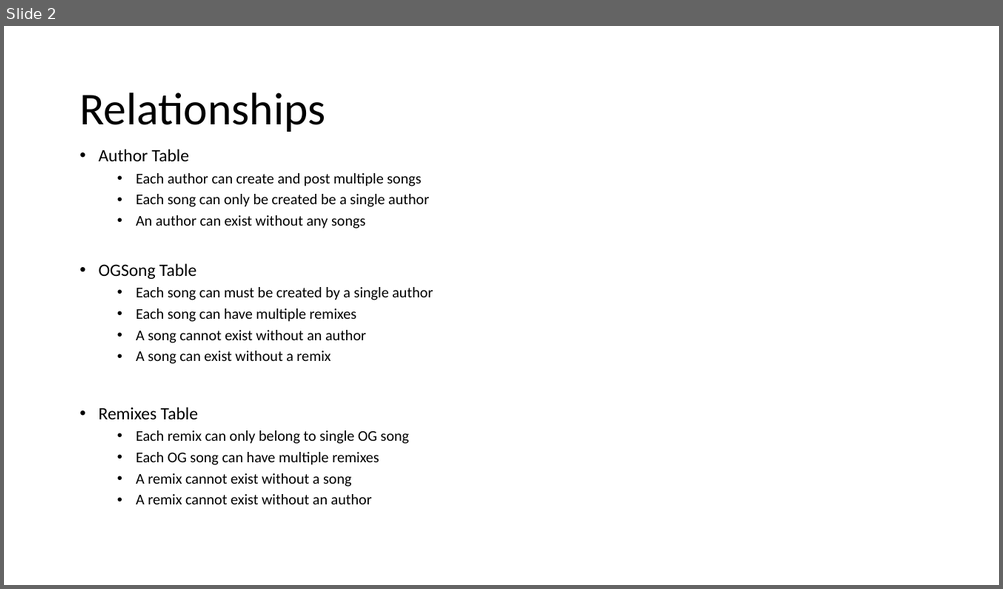
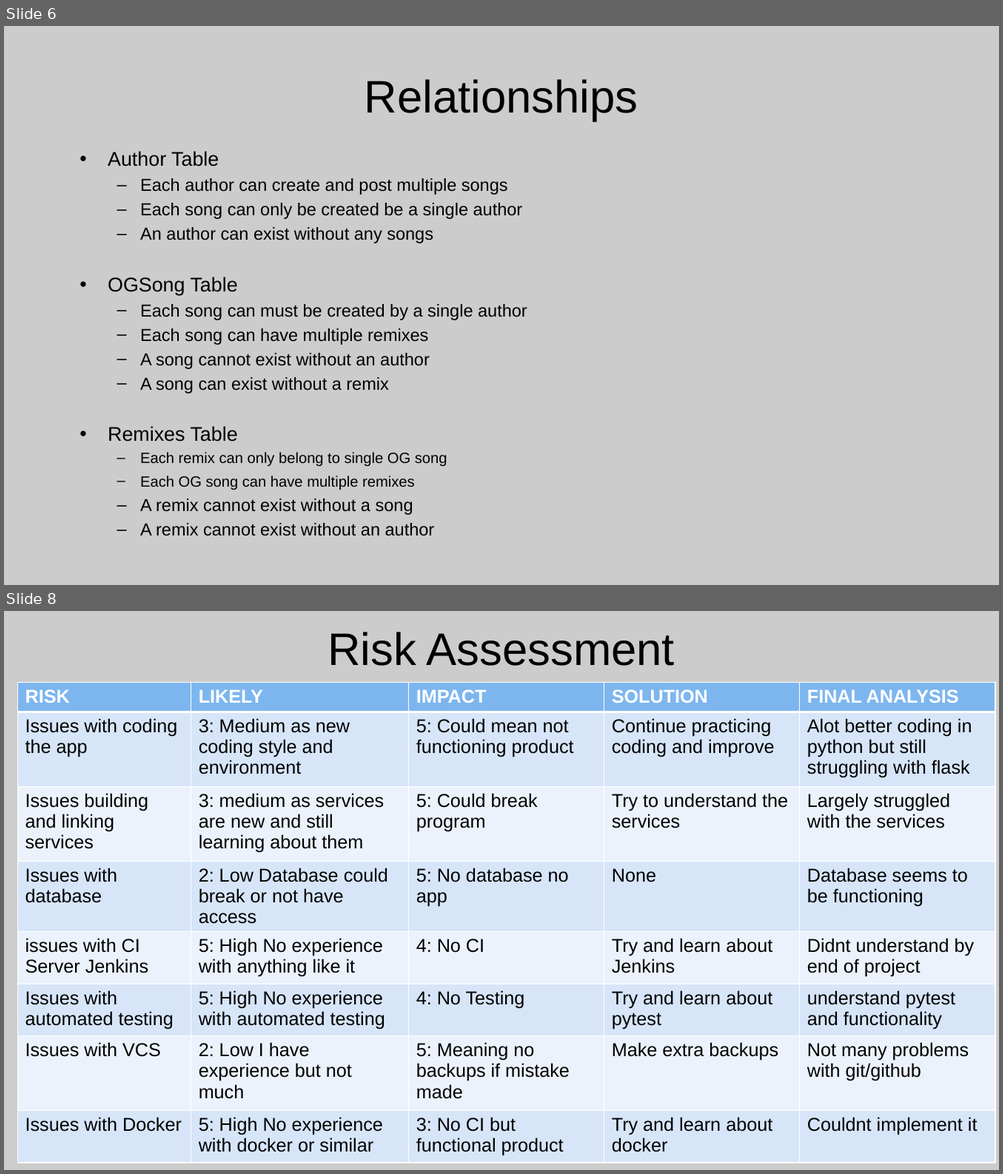
Before and after one commit to BenjieA/Music-Index-Flask-2020, a slide deck: ERDiagram.pptx. Shown one above the other, each under a label of ours: slide 2 before the commit, slides 6 and 8 after it; the slides between them are not shown. The pictures are 1003x589 and 1003x1174 pixels, drawn with LibreOffice and Linux fonts; fonts in the diff are those of the drawing. Boxes give left, top, right and bottom in pixels: in the first picture for what was removed or moved away, otherwise in the second. Text is boxed around its words. In the diff, an @@ line names an element or a change of style, - is before the commit and + after.

```diff
--- a/ERDiagram.pptx
+++ b/ERDiagram.pptx
@@ slide 8 added at bbox=[4, 611, 999, 1170], background #CCCCCC @@
@@ title added at bbox=[327, 632, 674, 666], 44 pt, text #000000 @@
+Risk Assessment
@@ table added at bbox=[17, 682, 995, 1163], 8 rows, 5 columns @@
+RISK | LIKELY | IMPACT | SOLUTION | FINAL ANALYSIS
+Issues with coding the app | 3: Medium as new coding style and environment | 5: Could mean not functioning product | Continue practicing coding and improve | Alot better coding in python but still struggling with flask
+Issues building and linking services | 3: medium as services are new and still learning about them | 5: Could break program | Try to understand the services | Largely struggled with the services
+Issues with database | 2: Low Database could break or not have access | 5: No database no app | None | Database seems to be functioning
+issues with CI Server Jenkins | 5: High No experience with anything like it | 4: No CI | Try and learn about Jenkins | Didnt understand by end of project
+Issues with automated testing | 5: High No experience with automated testing | 4: No Testing | Try and learn about pytest | understand pytest and functionality
+Issues with VCS | 2: Low I have experience but not much | 5: Meaning no backups if mistake made | Make extra backups | Not many problems with git/github
+Issues with Docker | 5: High No experience with docker or similar | 3: No CI but functional product | Try and learn about docker | Couldnt implement it
@@ what was slide 2 is now slide 6 @@
@@ slide 6 changed as well @@
@@ background #FFFFFF to #CCCCCC @@
@@ title "Relationships": place and size @@
-title "Relationships" at bbox=[79, 93, 325, 132]
+title "Relationships" at bbox=[364, 79, 638, 121]
@@ title "Relationships" at bbox=[364, 79, 638, 121]: font Calibri to Arial; alignment left to centre; line spacing 0.9 to 1 @@
@@ text "Author Table" at bbox=[108, 151, 527, 537]: size 16.8 to 19.2 pt in "Author Table", "OGSong Table", "Remixes Table"; font Calibri to Arial; size 14.4 to 16.8 pt in "Each author can create and post multiple ...", "Each song can only be created be ...", "An author can exist without any songs", "Each song can must be created by ..." and 5 more places; indent changed; line spacing 0.9 to 1; less space between paragraphs; bullet • to – @@
```
Also in this commit, not shown: 2 other slides changed, 11 other slides added, 1 slide removed.
